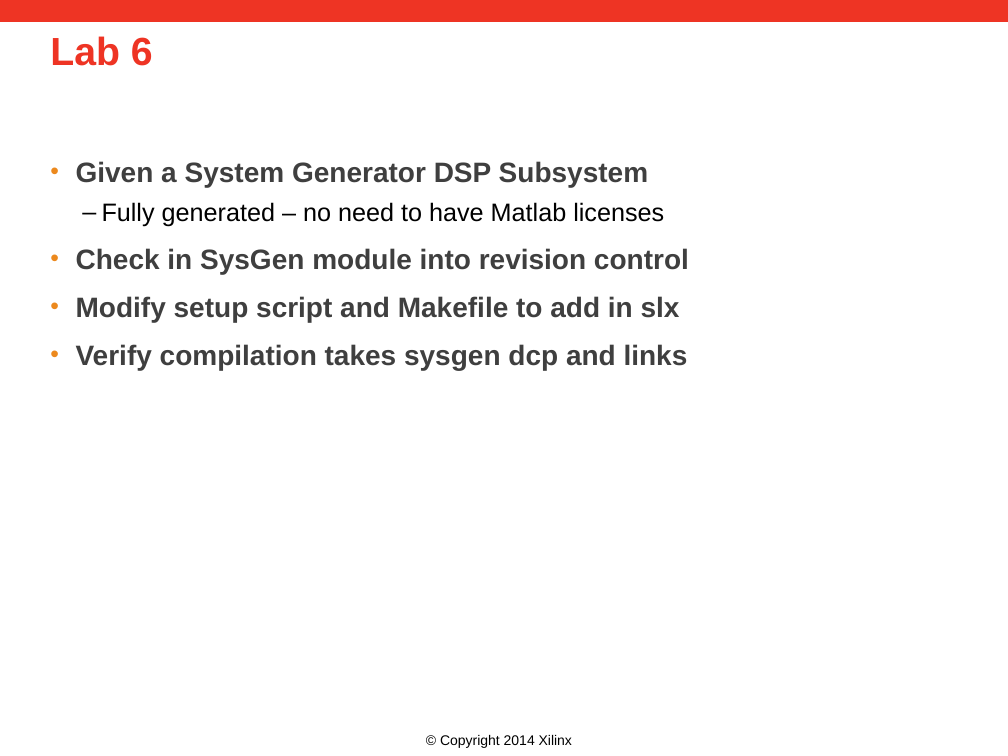
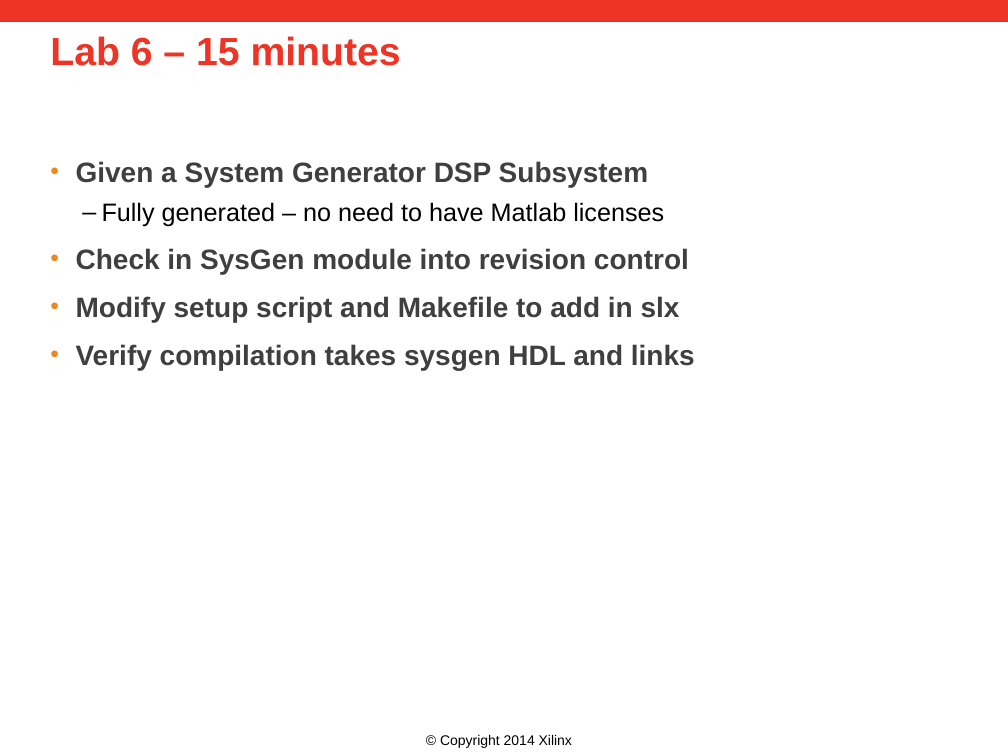
Before and after one commit to Xilinx/revCtrl, a slide deck: slide 21 of doc/versionControl.pptx (slide 17 before the commit). Drawn at 1008x756 pixels with LibreOffice and Linux fonts; fonts in the diff are those of the drawing; background and template pictures are left out. Boxes give left, top, right and bottom in pixels: in the first picture for what was removed or moved away, otherwise in the second. Text is boxed around its words. In the diff, an @@ line names an element or a change of style, - is before the commit and + after.

```diff
--- a/doc/versionControl.pptx
+++ b/doc/versionControl.pptx
@@ title at bbox=[50, 36, 401, 66]: text changed @@
-Lab 6
+Lab 6 – 15 minutes
@@ text at bbox=[76, 344, 695, 370]: text changed @@
-• Verify compilation takes sysgen dcp and links
+• Verify compilation takes sysgen HDL and links
```
Also in this commit, not shown: 9 other slides changed, 6 slides added, 1 slide removed.
